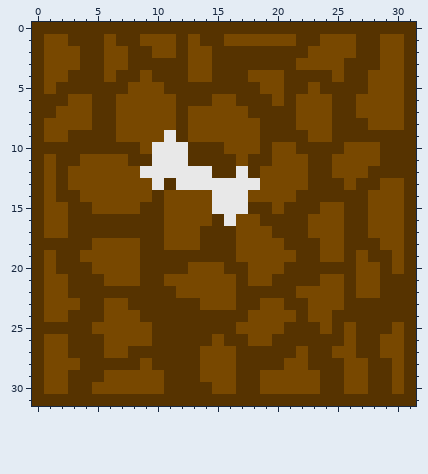
Two versions of one pixel-art sprite, miniLD-53/miniLD-53Content/Tile1.png. The picture above is the old version.
The file is 32x32 pixels.
Now the later version:
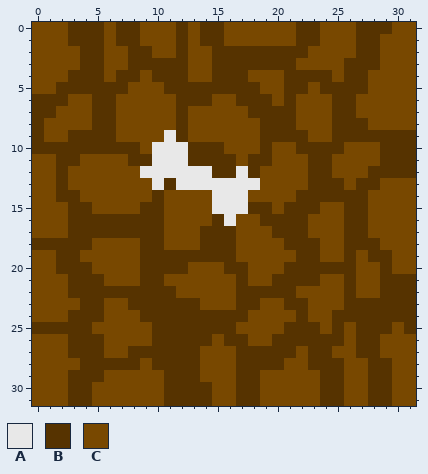
Palette (. is transparent): A #e8e8e8  B #563300  C #784800
What changed:
Changed rows in their new state; - is an unchanged pixel.
first column x 0:
 0 CCC---C--CCC-C--CCCCCC--CCC---CC
 1 C------------------------------C
 2 C------------------------------C
 3 C------------------------------C
 4 C------------------------------C
 5 C------------------------------C
 6 -------------------------------C
 7 -------------------------------C
 8 -------------------------------C
11 C-------------------------------
12 C-------------------------------
13 C------------------------------C
14 C------------------------------C
15 C------------------------------C
16 C------------------------------C
17 C------------------------------C
18 -------------------------------C
19 C------------------------------C
20 C------------------------------C
21 C-------------------------------
22 C-------------------------------
23 C-------------------------------
24 C-------------------------------
26 C------------------------------C
27 C------------------------------C
28 C------------------------------C
29 C------------------------------C
30 C------------------------------C
31 CCC--CCCCCC----CC--CCCCC--CC--CC
